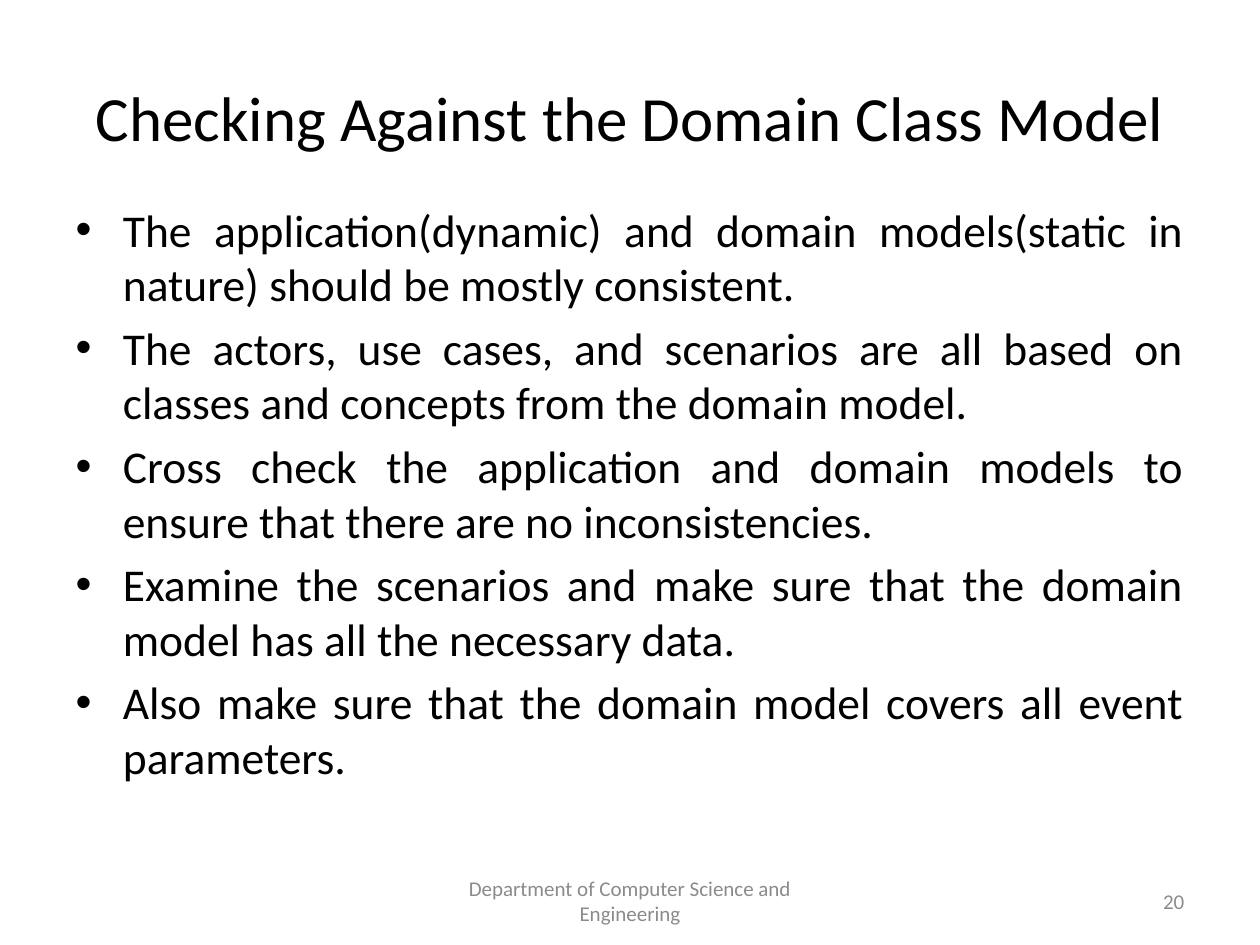
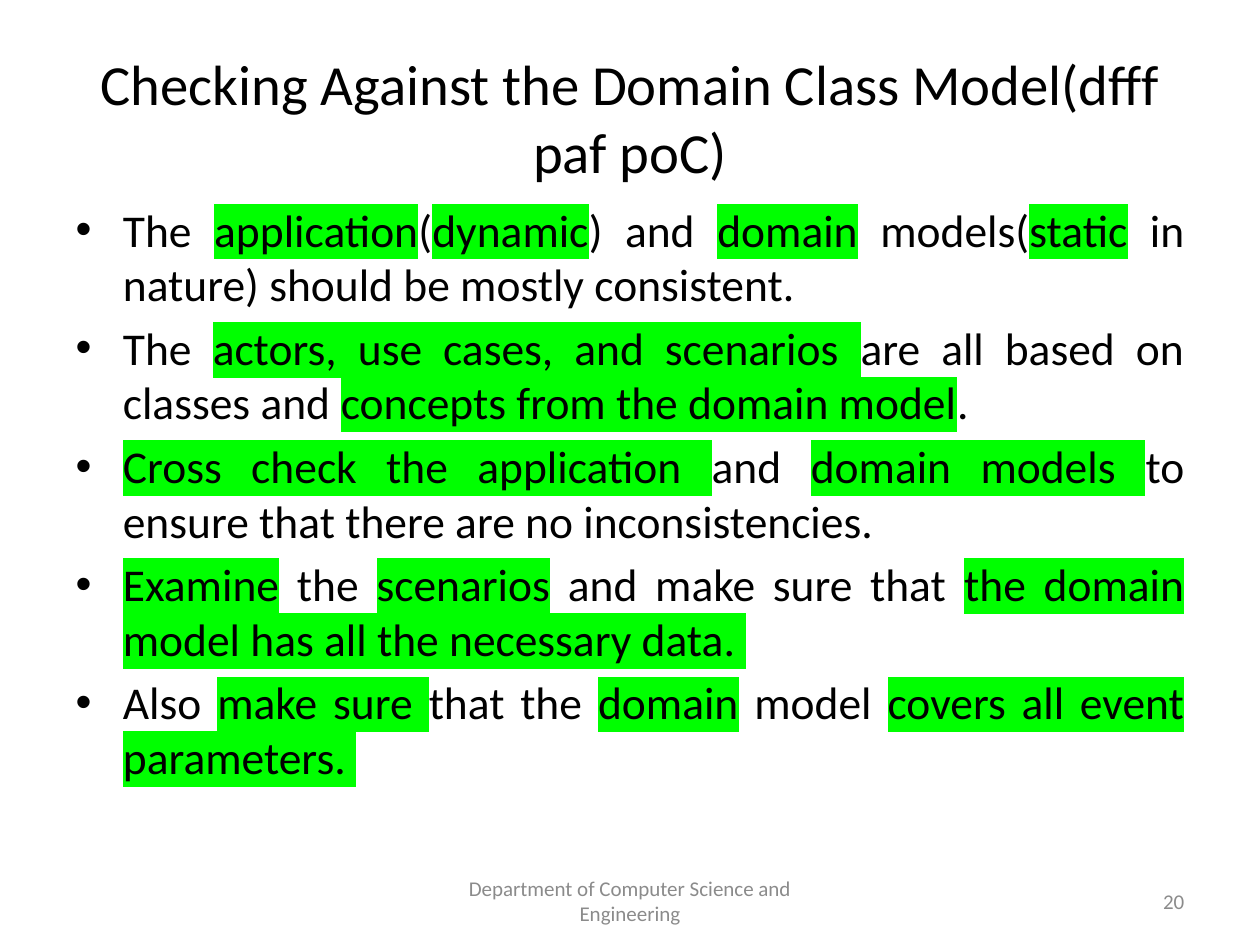
Before and after one commit to spiman9/BE-CSE, a slide deck: slide 20 of SEM-5/OOMD/Unit 5/Unit5_Application Analysis.pptx. Drawn at 1260x945 pixels with LibreOffice and Linux fonts; fonts in the diff are those of the drawing. Boxes give left, top, right and bottom in pixels: in the first picture for what was removed or moved away, otherwise in the second. Text is boxed around its words. In the diff, an @@ line names an element or a change of style, - is before the commit and + after.

```diff
--- a/SEM-5/OOMD/Unit 5/Unit5_Application Analysis.pptx
+++ b/SEM-5/OOMD/Unit 5/Unit5_Application Analysis.pptx
@@ title at <box>101,63,1158,182</box>: text changed; size 36 to 32.4 pt @@
-Checking Against the Domain Class Model
+Checking Against the Domain Class Model(dfff paf poC)
@@ text "The application(dynamic) and domain models(static ..." at <box>123,209,1185,782</box>: highlight none to #00FF00 in "application(dynamic) domain models(static", "actors, use cases, and scenarios concepts from ...", "Cross check the application domain models", "Examine scenarios the domain model has all ..." and 1 more places @@
```
Also in this commit, not shown: 25 other slides changed, 2 other files.
